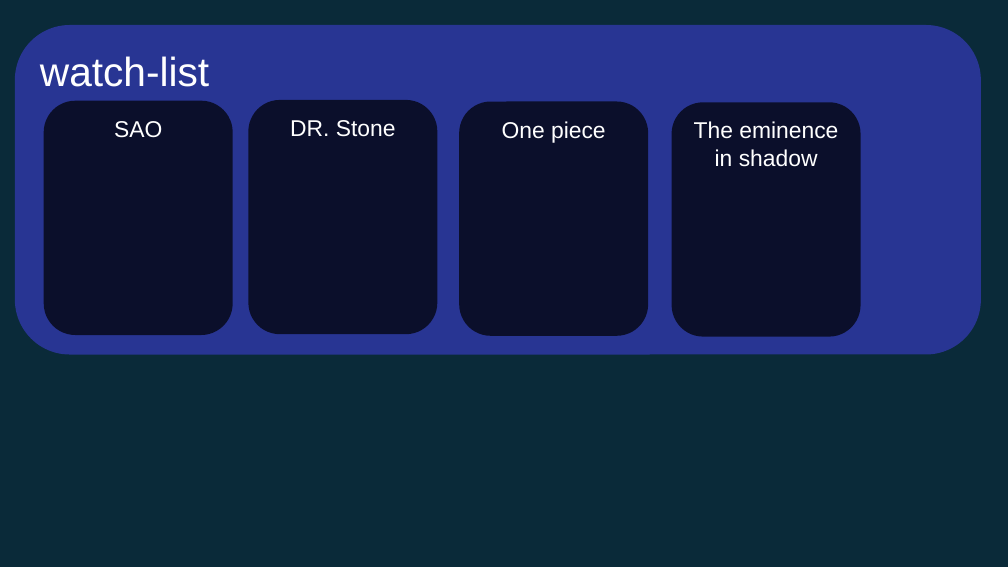
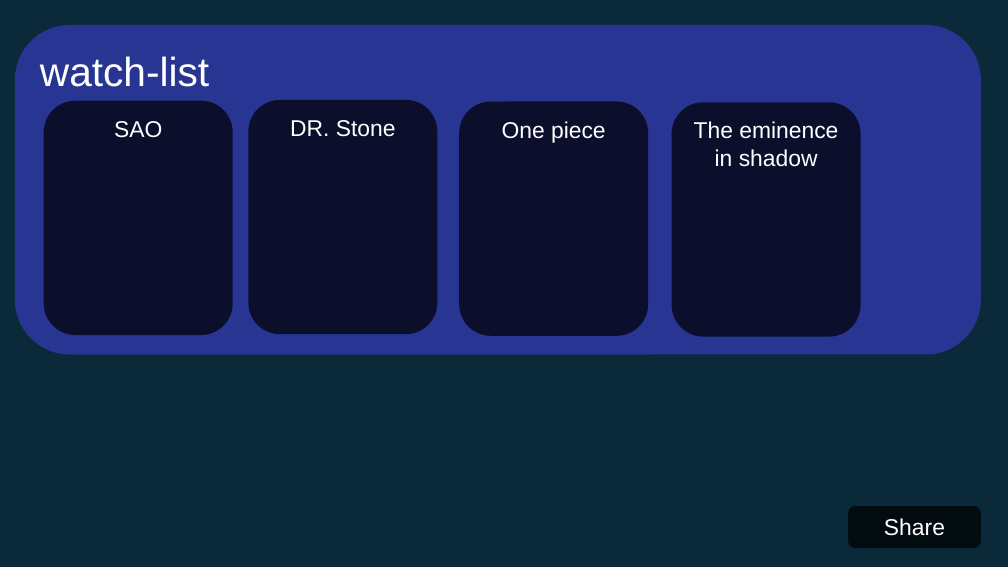
Before and after one commit to lebgdu543/OfflineAnime, a slide deck: slide 19 of offline anime website.odp. Drawn at 1008x567 pixels with LibreOffice and Linux fonts; fonts in the diff are those of the drawing. Boxes give left, top, right and bottom in pixels: in the first picture for what was removed or moved away, otherwise in the second. Text is boxed around its words. In the diff, an @@ line names an element or a change of style, - is before the commit and + after.

```diff
--- a/offline anime website.odp
+++ b/offline anime website.odp
@@ rounded rectangle added at (848,506,981,548), fill #000000 at 70% opacity, 18 pt, text #FFFFFF @@
+Share
```
Also in this commit, not shown: 1 other slide changed, 2 other files.
